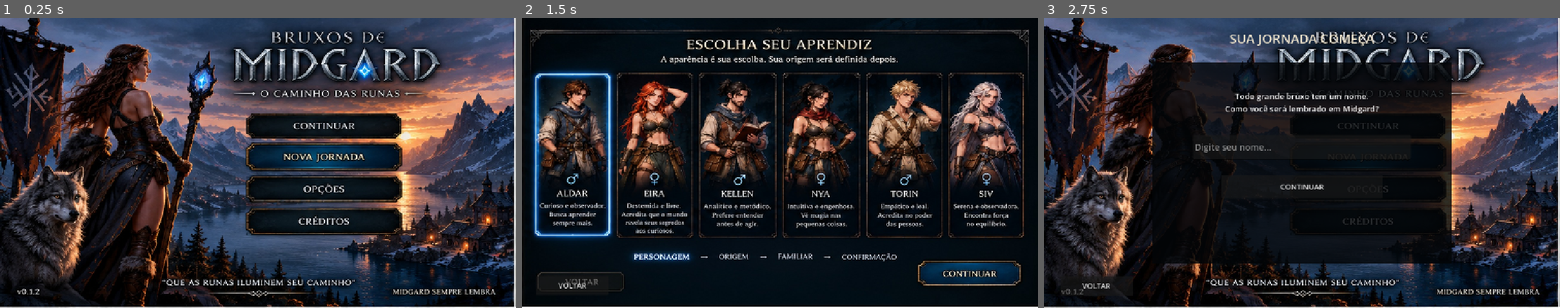
Above: before the commit, frames 1-3 (left to right).
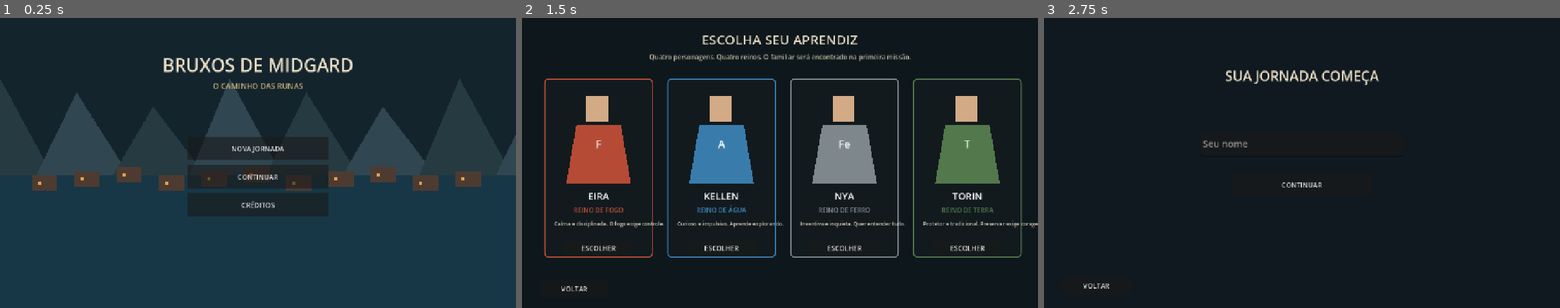
Above: after the commit, the same moments.

Repository: mariopimentel1923-ux/bruxos-de-midgard
Game: Godot game, scene res://main.tscn
Two runs of this game, one before a commit and one after it. Both use one fixed random seed, a clock stepped at 60 frames per second and the inputs below.
Inputs (mouse positions are in pixels of both pictures, inside the frame that each line leads up to):
- Up to frame 1 (0.25 s): no input
- Up to frame 2 (1.5 s): click (780, 148) at 0.5 s, where only the run after the commit has a clickable "NOVA JORNADA"; click "CONTINUAR" at 1.25 s
- Up to frame 3 (2.75 s): click "VOLTAR" at 2 s

The runs differ from the first frame. In frame 1, 86% of the frame differs, in the area x 0-100%, y 0-100%; in frame 2, 34%; in frame 3, 44%.

Commit message:
Add files via upload

Diff:
--- a/main.tscn
+++ b/main.tscn
@@ -1,5 +1,5 @@
 [gd_scene load_steps=2 format=3]
-[ext_resource type="Script" path="res://scripts/midgard_v013.gd" id="1"]
+[ext_resource type="Script" path="res://scripts/game_v020.gd" id="1"]
 [node name="Main" type="Control"]
 layout_mode = 3
 anchors_preset = 15
--- /dev/null
+++ b/scripts/game_v020.gd
@@ -0,0 +1,308 @@
+extends Control
+
+const HEROES=[
+ {"n":"EIRA","r":"FOGO","s":"F","c":Color("#b64b35"),"fam":"LOBO","fs":"L"},
+ {"n":"KELLEN","r":"ÁGUA","s":"A","c":Color("#397cac"),"fam":"CORUJA","fs":"C"},
+ {"n":"NYA","r":"FERRO","s":"Fe","c":Color("#7e878c"),"fam":"CORVO","fs":"R"},
+ {"n":"TORIN","r":"TERRA","s":"T","c":Color("#52784c"),"fam":"RAPOSA","fs":"P"}
+]
+var hi=0
+var pname=""
+var stage=0
+var world
+var player
+var familiar
+var joy=Vector2.ZERO
+var objective
+var hint
+var battle
+var turn_player=true
+var phase=0
+var hp=20
+var enemy_hp=12
+var mana=1
+var max_mana=1
+var enemy_timer=0.0
+var msg
+var turn_label
+var phase_labels=[]
+var enemy_unit_hp=3
+var own_unit=false
+
+func _ready(): title()
+func wipe():
+    world=null; player=null; familiar=null; battle=null; joy=Vector2.ZERO
+    for x in get_children(): x.queue_free()
+    await get_tree().process_frame
+
+func rect(parent,pos,size,color):
+    var r=ColorRect.new(); r.position=pos; r.size=size; r.color=color; parent.add_child(r); return r
+func lab(parent,text,pos,size,fs=20,color=Color.WHITE):
+    var l=Label.new(); l.text=text; l.position=pos; l.size=size
+    l.add_theme_font_size_override("font_size",fs); l.add_theme_color_override("font_color",color); parent.add_child(l); return l
+func btn(parent,text,pos,size,cb):
+    var b=Button.new(); b.text=text; b.position=pos; b.size=size; b.add_theme_font_size_override("font_size",17); b.pressed.connect(cb); parent.add_child(b); return b
+func fullbg(color):
+    var r=ColorRect.new(); r.color=color; r.set_anchors_and_offsets_preset(Control.PRESET_FULL_RECT); add_child(r)
+
+func title():
+    await wipe(); fullbg(Color("#14242d"))
+    rect(self,Vector2(0,390),Vector2(1280,330),Color("#173746"))
+    for i in range(8):
+        var m=Polygon2D.new(); var x=i*190.0-100
+        m.polygon=PackedVector2Array([Vector2(x,390),Vector2(x+100,150+(i%3)*35),Vector2(x+230,390)])
+        m.color=Color("#304650") if i%2 else Color("#263a42"); add_child(m)
+    for i in range(11):
+        rect(self,Vector2(80+i*105,390-(i%3)*10),Vector2(62,38),Color("#4d3b31"))
+        rect(self,Vector2(95+i*105,405-(i%3)*10),Vector2(8,8),Color("#e0a34b"))
+    var t=lab(self,"BRUXOS DE MIDGARD",Vector2(250,85),Vector2(780,70),45,Color("#e9dec5")); t.horizontal_alignment=HORIZONTAL_ALIGNMENT_CENTER
+    var s=lab(self,"O CAMINHO DAS RUNAS",Vector2(340,155),Vector2(600,40),19,Color("#c1aa75")); s.horizontal_alignment=HORIZONTAL_ALIGNMENT_CENTER
+    btn(self,"NOVA JORNADA",Vector2(465,295),Vector2(350,58),name_screen)
+    btn(self,"CONTINUAR",Vector2(465,365),Vector2(350,58),continue_game)
+    btn(self,"CRÉDITOS",Vector2(465,435),Vector2(350,58),credits)
+
+func name_screen():
+    await wipe(); fullbg(Color("#10191f"))
+    var t=lab(self,"SUA JORNADA COMEÇA",Vector2(340,120),Vector2(600,55),34,Color("#e9dec5")); t.horizontal_alignment=HORIZONTAL_ALIGNMENT_CENTER
+    var e=LineEdit.new(); e.name="Name"; e.placeholder_text="Seu nome"; e.position=Vector2(390,280); e.size=Vector2(500,64); e.add_theme_font_size_override("font_size",23); add_child(e)
+    btn(self,"CONTINUAR",Vector2(465,385),Vector2(350,58),name_ok); btn(self,"VOLTAR",Vector2(45,640),Vector2(170,48),title)
+func name_ok():
+    pname=(get_node("Name") as LineEdit).text.strip_edges()
+    if pname=="": pname="Eirik"
+    hero_screen()
+
+func hero_screen():
+    await wipe(); fullbg(Color("#0e171c"))
+    var t=lab(self,"ESCOLHA SEU APRENDIZ",Vector2(330,30),Vector2(620,55),33,Color("#e9dec5")); t.horizontal_alignment=HORIZONTAL_ALIGNMENT_CENTER
+    var q=lab(self,"Quatro personagens. Quatro reinos. O familiar será encontrado na primeira missão.",Vector2(230,85),Vector2(820,40),16,Color("#bdb39e")); q.horizontal_alignment=HORIZONTAL_ALIGNMENT_CENTER
+    for i in range(4): hero_card(i,Vector2(55+i*305,150))
+    btn(self,"VOLTAR",Vector2(45,650),Vector2(170,45),name_screen)
+
+func hero_card(i,pos):
+    var h=HEROES[i]; var p=Panel.new(); p.position=pos; p.size=Vector2(270,445)
+    var sb=StyleBoxFlat.new(); sb.bg_color=Color("#121a1e"); sb.border_color=h.c; sb.set_border_width_all(3)
+    sb.corner_radius_top_left=10; sb.corner_radius_top_right=10; sb.corner_radius_bottom_left=10; sb.corner_radius_bottom_right=10
+    p.add_theme_stylebox_override("panel",sb); add_child(p)
+    # simple live vector portrait
+    var head=ColorRect.new(); head.color=Color("#d2aa85"); head.position=Vector2(105,45); head.size=Vector2(55,62); p.add_child(head)
+    var body=Polygon2D.new(); body.polygon=PackedVector2Array([Vector2(55,260),Vector2(80,115),Vector2(190,115),Vector2(215,260)]); body.color=h.c; p.add_child(body)
+    var rune=Label.new(); rune.text=h.s; rune.position=Vector2(105,145); rune.size=Vector2(60,50); rune.horizontal_alignment=HORIZONTAL_ALIGNMENT_CENTER; rune.add_theme_font_size_override("font_size",26); p.add_child(rune)
+    var n=lab(p,h.n,Vector2(10,275),Vector2(250,35),24); n.horizontal_alignment=HORIZONTAL_ALIGNMENT_CENTER
+    var r=lab(p,"REINO DE "+h.r,Vector2(10,315),Vector2(250,30),16,h.c); r.horizontal_alignment=HORIZONTAL_ALIGNMENT_CENTER
+    var desc=["Calma e disciplinada. O fogo exige controle.","Curioso e impulsivo. Aprende explorando.","Inventiva e inquieta. Quer entender tudo.","Protetor e tradicional. Preservar exige coragem."][i]
+    var d=lab(p,desc,Vector2(25,352),Vector2(220,50),13,Color("#d0c7b5")); d.autowrap_mode=TextServer.AUTOWRAP_WORD_SMART
+    btn(p,"ESCOLHER",Vector2(50,405),Vector2(170,32),select_hero.bind(i))
+
+func select_hero(i): hi=i; stage=0; enter_world()
+func continue_game():
+    if pname=="": name_screen()
+    else: enter_world()
+
+# ---------- REAL-TIME WORLD ----------
+func enter_world():
+    await wipe()
+    world=Control.new(); world.set_anchors_and_offsets_preset(Control.PRESET_FULL_RECT); add_child(world)
+    draw_map()
+    player=actor(HEROES[hi].c,HEROES[hi].s,Vector2(610,430),42); world.add_child(player)
+    var halvar=actor(Color("#695c50"),"H",Vector2(650,220),46); world.add_child(halvar)
+    var hn=lab(halvar,"HALVAR",Vector2(-25,-24),Vector2(95,22),12,Color("#f2dfb1")); hn.horizontal_alignment=HORIZONTAL_ALIGNMENT_CENTER
+    if stage>=2:
+        familiar=fam_actor(Vector2(590,465)); world.add_child(familiar)
+    hud()
+
+func draw_map():
+    rect(world,Vector2.ZERO,Vector2(1280,720),Color("#4d694b"))
+    var river=Polygon2D.new(); river.polygon=PackedVector2Array([Vector2(0,520),Vector2(1280,440),Vector2(1280,610),Vector2(0,690)]); river.color=Color("#315d70"); world.add_child(river)
+    var road=Polygon2D.new(); road.polygon=PackedVector2Array([Vector2(555,720),Vector2(725,720),Vector2(700,0),Vector2(580,0)]); road.color=Color("#82765e"); world.add_child(road)
+    for pos in [Vector2(150,130),Vector2(325,265),Vector2(850,145),Vector2(995,285)]:
+        var h=Control.new(); h.position=pos; h.size=Vector2(150,115); world.add_child(h)
+        rect(h,Vector2(10,38),Vector2(130,72),Color("#6b4c37"))
+        var roof=Polygon2D.new(); roof.polygon=PackedVector2Array([Vector2(0,45),Vector2(75,-5),Vector2(150,45)]); roof.color=Color("#383230"); h.add_child(roof)
+        rect(h,Vector2(61,72),Vector2(28,38),Color("#271e19"))
+    for i in range(16):
+        var t=Control.new(); t.position=Vector2(25+(i*79)%1190,80+(i*137)%530); t.size=Vector2(40,62); world.add_child(t)
+        rect(t,Vector2(16,30),Vector2(8,30),Color("#4b382a"))
+        var c=Polygon2D.new(); c.polygon=PackedVector2Array([Vector2(20,0),Vector2(0,44),Vector2(40,44)]); c.color=Color("#294b36"); t.add_child(c)
+    var g=Panel.new(); g.position=Vector2(565,10); g.size=Vector2(150,58); world.add_child(g)
+    var gl=lab(g,"RUÍNAS  ↑",Vector2(20,15),Vector2(115,28),17,Color("#d8e7e7")); gl.horizontal_alignment=HORIZONTAL_ALIGNMENT_CENTER
+
+func actor(color,symbol,pos,sz):
+    var a=Control.new(); a.position=pos; a.size=Vector2(sz,60)
+    var body=Polygon2D.new(); body.polygon=PackedVector2Array([Vector2(5,55),Vector2(10,22),Vector2(sz-10,22),Vector2(sz-5,55)]); body.color=color; a.add_child(body)
+    rect(a,Vector2(sz/2-10,3),Vector2(20,22),Color("#d2aa85"))
+    var r=lab(a,symbol,Vector2(5,29),Vector2(sz-10,24),14); r.horizontal_alignment=HORIZONTAL_ALIGNMENT_CENTER
+    return a
+
+func fam_actor(pos):
+    var f=Control.new(); f.position=pos; f.size=Vector2(36,36)
+    rect(f,Vector2.ZERO,Vector2(36,36),Color(0.04,0.04,0.04,0.75))
+    var l=lab(f,HEROES[hi].fs,Vector2(2,5),Vector2(32,26),17,Color("#f0d9a6")); l.horizontal_alignment=HORIZONTAL_ALIGNMENT_CENTER
+    return f
+
+func hud():
+    rect(self,Vector2(0,0),Vector2(1280,72),Color(0.02,0.03,0.035,0.82))
+    objective=lab(self,"",Vector2(260,12),Vector2(760,45),18,Color("#efe5ce")); objective.horizontal_alignment=HORIZONTAL_ALIGNMENT_CENTER
+    hint=lab(self,"",Vector2(420,585),Vector2(440,38),17,Color("#ffe39b")); hint.horizontal_alignment=HORIZONTAL_ALIGNMENT_CENTER
+    var j=preload("res://scripts/joystick_v020.gd").new(); j.position=Vector2(35,520); j.size=Vector2(160,160); j.moved.connect(set_joy); add_child(j)
+    btn(self,"INTERAGIR",Vector2(1040,575),Vector2(200,64),interact)
+    btn(self,"MENU",Vector2(1140,15),Vector2(110,42),title)
+    update_objective()
+
+func set_joy(v): joy=v
+func update_objective():
+    if not is_instance_valid(objective): return
+    objective.text=["OBJETIVO • Fale com Mestre Halvar","OBJETIVO • Siga pela estrada norte","OBJETIVO • Ajude o animal nas ruínas","OBJETIVO • Retorne a Halvar","OBJETIVO • Enfrente a criatura rúnica"][stage]
+
+func _process(delta):
+    if is_instance_valid(player) and is_instance_valid(world):
+        var k=Input.get_vector("ui_left","ui_right","ui_up","ui_down")
+        var d=joy if joy.length()>0.08 else k
+        if d.length()>0.02:
+            player.position+=d.normalized()*190*delta
+            player.position.x=clamp(player.position.x,25.0,1210.0); player.position.y=clamp(player.position.y,78.0,650.0)
+            player.rotation=sin(Time.get_ticks_msec()/90.0)*0.025
+        else: player.rotation=0
+        if is_instance_valid(familiar):
+            familiar.position=familiar.position.lerp(player.position+Vector2(-48,28),min(1.0,delta*3.2))
+        world_events()
+    if is_instance_valid(battle) and not turn_player and enemy_timer>0:
+        enemy_timer-=delta
+        if enemy_timer<=0: enemy_action()
+
+func world_events():
+    hint.text=""
+    if stage==0 and player.position.distance_to(Vector2(650,220))<125: hint.text="INTERAGIR • Mestre Halvar"
+    elif stage==1 and player.position.y<115:
+        stage=2
+        if not is_instance_valid(familiar):
+            familiar=fam_actor(Vector2(640,120)); world.add_child(familiar)
+        update_objective(); dialog("UM SOM NAS RUÍNAS","Há um animal ferido junto às pedras antigas. Ele observa você, mas não foge.",func(): pass)
+    elif stage==2 and player.position.distance_to(Vector2(640,120))<125: hint.text="INTERAGIR • Ajudar "+HEROES[hi].fam
+    elif stage==3 and player.position.distance_to(Vector2(650,220))<125: hint.text="INTERAGIR • Mestre Halvar"
+    elif stage==4: hint.text="INTERAGIR • Iniciar duelo"
+
+func interact():
+    if stage==0 and player.position.distance_to(Vector2(650,220))<140:
+        dialog("MESTRE HALVAR","As pedras ao norte voltaram a emitir luz. Vá às ruínas e observe antes de agir.",func(): stage=1; update_objective())
+    elif stage==2 and player.position.distance_to(Vector2(640,120))<140:
+        dialog(HEROES[hi].fam,"Você liberta o animal dos fragmentos rúnicos. Ele se levanta e decide seguir você.",func(): stage=3; update_objective())
+    elif stage==3 and player.position.distance_to(Vector2(650,220))<140:
+        dialog("MESTRE HALVAR","Ele não segue você apenas por gratidão. Há algo reagindo ao vínculo entre vocês.",func(): stage=4; update_objective())
+    elif stage==4: start_battle()
+
+func dialog(who,text,after):
+    var p=Panel.new(); p.position=Vector2(245,465); p.size=Vector2(790,195); add_child(p)
+    var n=lab(p,who,Vector2(25,18),Vector2(720,28),20,Color("#e5c77e"))
+    var t=lab(p,text,Vector2(25,55),Vector2(735,78),17,Color("#eee7d7")); t.autowrap_mode=TextServer.AUTOWRAP_WORD_SMART
+    var b=btn(p,"CONTINUAR",Vector2(590,140),Vector2(170,38),func(): p.queue_free(); after.call())
+
+# ---------- DYNAMIC BATTLE ----------
+func start_battle():
+    await wipe()
+    battle=Control.new(); battle.set_anchors_and_offsets_preset(Control.PRESET_FULL_RECT); add_child(battle)
+    rect(battle,Vector2.ZERO,Vector2(1280,720),Color("#132029"))
+    rect(battle,Vector2(50,135),Vector2(1180,190),Color("#29242a"))
+    rect(battle,Vector2(50,345),Vector2(1180,180),Color("#1c2b26"))
+    hp=20; enemy_hp=12; mana=1; max_mana=1; enemy_unit_hp=3; own_unit=false
+    battle_ui(); player_turn_start()
+
+func battle_ui():
+    lab(battle,"CRIATURA RÚNICA",Vector2(30,18),Vector2(280,35),21,Color("#f0d9d0"))
+    var e=lab(battle,"",Vector2(30,55),Vector2(260,30),17); e.name="EnemyHP"
+    var p=lab(battle,"",Vector2(930,20),Vector2(320,35),17); p.name="PlayerHP"; p.horizontal_alignment=HORIZONTAL_ALIGNMENT_RIGHT
+    turn_label=lab(battle,"",Vector2(390,12),Vector2(500,48),27); turn_label.horizontal_alignment=HORIZONTAL_ALIGNMENT_CENTER
+    phase_labels=[]
+    for i in range(6):
+        var x=lab(battle,["INÍCIO","COMPRA","PREPARAÇÃO","COMBATE","2ª PREP.","FIM"][i],Vector2(270+i*125,72),Vector2(118,30),13,Color("#777d80")); x.horizontal_alignment=HORIZONTAL_ALIGNMENT_CENTER; phase_labels.append(x)
+    msg=lab(battle,"",Vector2(300,105),Vector2(680,34),16,Color("#ead9b6")); msg.horizontal_alignment=HORIZONTAL_ALIGNMENT_CENTER
+    field_card("GUARDIÃO RÚNICO","2 / 3",Vector2(530,185),Color("#6b3940"))
+    hand_card("TERRENO\n"+HEROES[hi].r,"0",Vector2(180,555),0)
+    hand_card("APRENDIZ\nRÚNICO","1",Vector2(380,555),1)
+    hand_card("GOLPE\nRÚNICO","2",Vector2(580,555),2)
+    hand_card("PROTEÇÃO","2",Vector2(780,555),3)
+    btn(battle,"AVANÇAR FASE",Vector2(1030,615),Vector2(205,58),next_phase)
+    update_battle()
+
+func field_card(n,stats,pos,color):
+    var p=Panel.new(); p.position=pos; p.size=Vector2(220,120); battle.add_child(p)
+    rect(p,Vector2.ZERO,Vector2(220,120),color)
+    var a=lab(p,n,Vector2(10,14),Vector2(200,48),16); a.horizontal_alignment=HORIZONTAL_ALIGNMENT_CENTER
+    var s=lab(p,stats,Vector2(60,78),Vector2(100,28),20); s.horizontal_alignment=HORIZONTAL_ALIGNMENT_CENTER
+
+func hand_card(n,cost,pos,id):
+    var b=btn(battle,cost+" MANA\n\n"+n,pos,Vector2(170,135),play_card.bind(id)); b.name="Card"+str(id)
+
+func player_turn_start():
+    turn_player=true; phase=0; mana=max_mana
+    turn_label.text="SEU TURNO"; turn_label.add_theme_color_override("font_color",Color("#8fd6ff"))
+    msg.text="Seu turno começou."; highlight_phase(); update_battle()
+
+func next_phase():
+    if not turn_player: return
+    phase+=1
+    if phase>5: enemy_turn()
+    else:
+        msg.text=["Início.","Você comprou uma carta.","Jogue terrenos, criaturas ou magias.","Declare ataques.","Você pode jogar novamente.","Finalize o turno."][phase]
+        highlight_phase()
+
+func highlight_phase():
+    for i in range(phase_labels.size()):
+        phase_labels[i].add_theme_color_override("font_color",Color("#f2ce72") if i==phase else Color("#777d80"))
+
+func play_card(id):
+    if not turn_player: msg.text="Aguarde o oponente."; return
+    if phase!=2 and phase!=4: msg.text="Jogue cartas durante a Preparação."; return
+    if id==0:
+        max_mana=min(7,max_mana+1); mana+=1; msg.text="Terreno baixado • +1 mana."
+    elif id==1:
+        if mana<1: msg.text="Mana insuficiente."; return
+        mana-=1
+        if not own_unit:
+            own_unit=true; field_card("APRENDIZ RÚNICO","2 / 2",Vector2(530,380),HEROES[hi].c)
+        msg.text="Aprendiz Rúnico entrou no campo."
+    elif id==2:
+        if mana<2: msg.text="Mana insuficiente."; return
+        mana-=2; enemy_unit_hp-=2; flash(Vector2(635,220),"-2")
+        if enemy_unit_hp<=0: enemy_hp-=2; msg.text="Guardião destruído • 2 de dano atravessaram."
+        else: msg.text="Golpe Rúnico causou 2 no Guardião."
+    elif id==3:
+        if mana<2: msg.text="Mana insuficiente."; return
+        mana-=2; hp=min(20,hp+3); flash(Vector2(1080,55),"+3"); msg.text="Proteção restaurou 3 de vida."
+    update_battle(); battle_end()
+
+func enemy_turn():
+    turn_player=false
+    turn_label.text="TURNO DO OPONENTE"; turn_label.add_theme_color_override("font_color",Color("#ff958b"))
+    msg.text="O oponente está pensando..."
+    for x in phase_labels: x.add_theme_color_override("font_color",Color("#555b5e"))
+    enemy_timer=1.1; update_battle()
+
+func enemy_action():
+    msg.text="Guardião Rúnico ataca você!"
+    hp-=2; flash(Vector2(1080,55),"-2"); update_battle()
+    if battle_end(): return
+    await get_tree().create_timer(0.9).timeout
+    max_mana=min(7,max_mana+1); player_turn_start()
+
+func flash(pos,text):
+    var l=lab(battle,text,pos,Vector2(90,42),28,Color("#77e397") if text.begins_with("+") else Color("#ff6f66"))
+    var tw=create_tween(); tw.tween_property(l,"position",pos+Vector2(0,-45),0.55); tw.parallel().tween_property(l,"modulate:a",0.0,0.55); tw.tween_callback(l.queue_free)
+
+func update_battle():
+    if not is_instance_valid(battle): return
+    battle.get_node("EnemyHP").text="Vida: %d / 12"%enemy_hp
+    battle.get_node("PlayerHP").text="%s • %d/20 • Mana %d/%d"%[pname,hp,mana,max_mana]
+
+func battle_end():
+    if enemy_hp<=0:
+        turn_label.text="VITÓRIA"; msg.text="A criatura cai. A runa quebrada reage ao seu familiar."; turn_player=false; return true
+    if hp<=0:
+        turn_label.text="DERROTA"; msg.text="Você desperta novamente em Skeldal."; turn_player=false
+        btn(battle,"VOLTAR A SKELDAL",Vector2(520,300),Vector2(250,55),enter_world); return true
+    return false
+
+func credits():
+    await wipe(); fullbg(Color("#10191f"))
+    var t=lab(self,"BRUXOS DE MIDGARD",Vector2(340,180),Vector2(600,60),36,Color("#e9dec5")); t.horizontal_alignment=HORIZONTAL_ALIGNMENT_CENTER
+    var x=lab(self,"O Caminho das Runas\n\nV0.2.0 • protótipo jogável",Vector2(390,280),Vector2(500,120),20,Color("#c8bfaa")); x.horizontal_alignment=HORIZONTAL_ALIGNMENT_CENTER
+    btn(self,"VOLTAR",Vector2(555,500),Vector2(170,50),title)
--- /dev/null
+++ b/scripts/joystick_v020.gd
@@ -0,0 +1,26 @@
+extends Control
+signal moved(v)
+var active=false
+var knob=Vector2(80,80)
+func _draw():
+    draw_circle(Vector2(80,80),68,Color(0.02,0.03,0.04,0.48))
+    draw_arc(Vector2(80,80),68,0,TAU,40,Color(0.85,0.75,0.55,0.8),3)
+    draw_circle(knob,27,Color(0.25,0.28,0.30,0.9))
+func _gui_input(e):
+    if e is InputEventScreenTouch:
+        active=e.pressed
+        if active: set_stick(e.position)
+        else: release()
+    elif e is InputEventScreenDrag and active: set_stick(e.position)
+    elif e is InputEventMouseButton:
+        active=e.pressed
+        if active: set_stick(e.position)
+        else: release()
+    elif e is InputEventMouseMotion and active: set_stick(e.position)
+func set_stick(p):
+    var d=p-Vector2(80,80)
+    if d.length()>68: d=d.normalized()*68
+    knob=Vector2(80,80)+d
+    moved.emit(d/68.0); queue_redraw()
+func release():
+    knob=Vector2(80,80); moved.emit(Vector2.ZERO); queue_redraw()
Not shown, changed: export_presets.cfg
